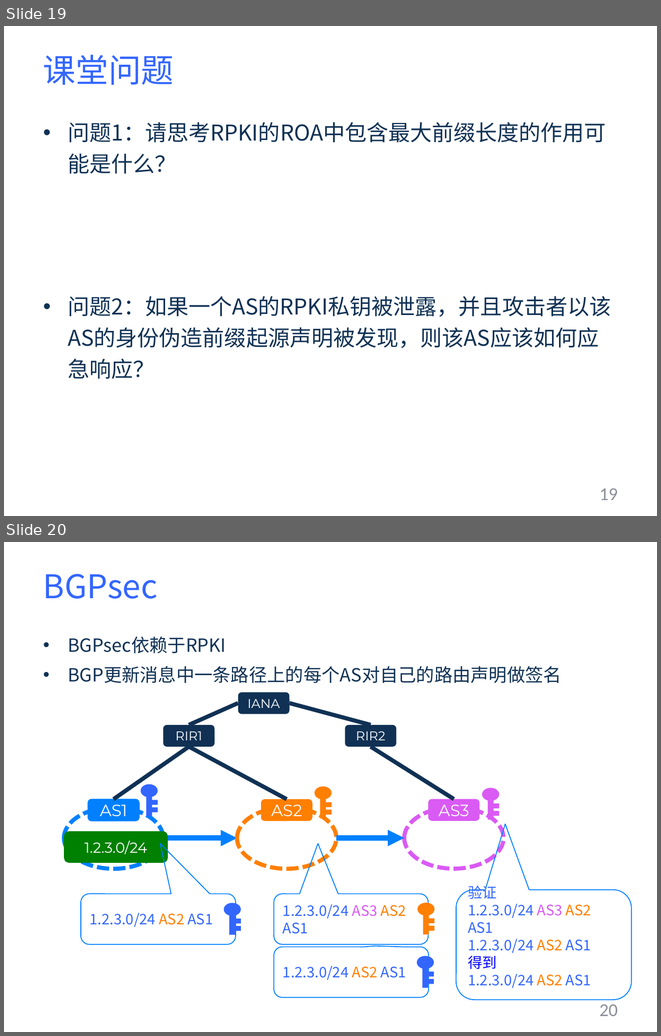
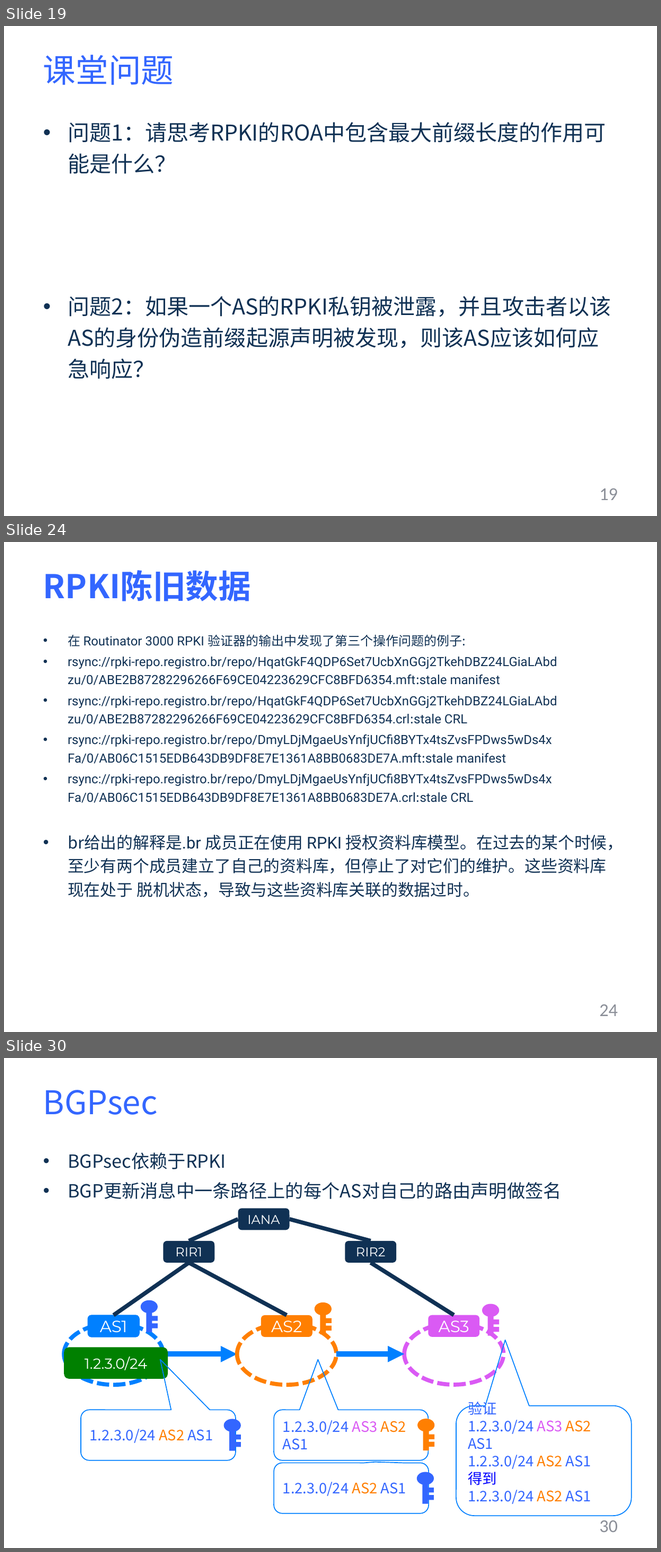
Before and after one commit to YuZhang/Security-Courseware, a slide deck: internet-security/bgp-sec-4.pptx. Shown one above the other, each under a label of ours: slides 19 and 20 before the commit, slides 19, 24 and 30 after it; the slides between them are not shown. The pictures are 661x1036 and 661x1552 pixels, drawn with LibreOffice and Linux fonts; fonts in the diff are those of the drawing. Boxes give left, top, right and bottom in pixels: in the first picture for what was removed or moved away, otherwise in the second. Text is boxed around its words. In the diff, an @@ line names an element or a change of style, - is before the commit and + after.

```diff
--- a/internet-security/bgp-sec-4.pptx
+++ b/internet-security/bgp-sec-4.pptx
@@ slide 24 added at <box>4,542,657,1032</box>, background #FFFFFF @@
@@ title added at <box>43,570,251,601</box>, 36 pt, text #3366FF, bold @@
+RPKI陈旧数据
@@ text added at <box>68,635,624,897</box>, 14 pt, text #103154 @@
+• 在 Routinator 3000 RPKI 验证器的输出中发现了第三个操作问题的例子:
+• rsync://rpki-repo.registro.br/repo/HqatGkF4QDP6Set7UcbXnGGj2TkehDBZ24LGiaLAbd zu/0/ABE2B87282296266F69CE04223629CFC8BFD6354.mft:stale manifest
+• rsync://rpki-repo.registro.br/repo/HqatGkF4QDP6Set7UcbXnGGj2TkehDBZ24LGiaLAbd zu/0/ABE2B87282296266F69CE04223629CFC8BFD6354.crl:stale CRL
+• rsync://rpki-repo.registro.br/repo/DmyLDjMgaeUsYnfjUCfi8BYTx4tsZvsFPDws5wDs4x Fa/0/AB06C1515EDB643DB9DF8E7E1361A8BB0683DE7A.mft:stale manifest
+• rsync://rpki-repo.registro.br/repo/DmyLDjMgaeUsYnfjUCfi8BYTx4tsZvsFPDws5wDs4x Fa/0/AB06C1515EDB643DB9DF8E7E1361A8BB0683DE7A.crl:stale CRL
+• br给出的解释是.br 成员正在使用 RPKI 授权资料库模型。在过去的某个时候，至少有两个成员建立了自己的资料库，但停止了对它们的维护。这些资料库现在处于 脱机状态，导致与这些资料库关联的数据过时。
@@ page number added at <box>599,1004,618,1016</box>, 20 pt, text #8C9099 @@
+24
@@ what was slide 20 is now slide 30 @@
@@ page number at <box>599,1520,618,1532</box>: text changed @@
-20
+30
```
Also in this commit, not shown: 1 slide changed, 10 other slides added, 1 slide removed, 2 other files.
